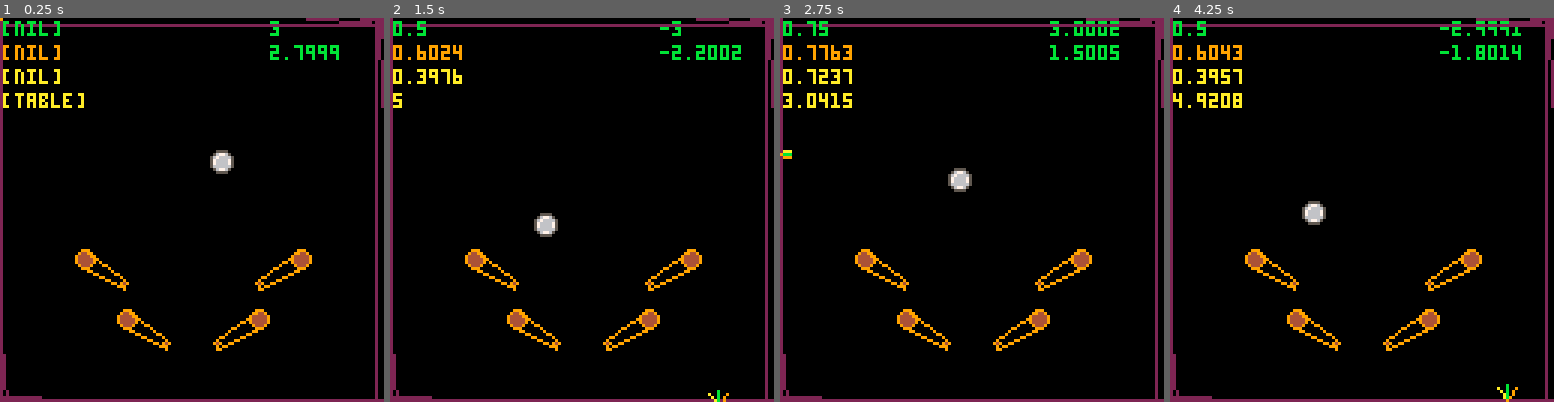
Above: before the commit, frames 1-4 (left to right).
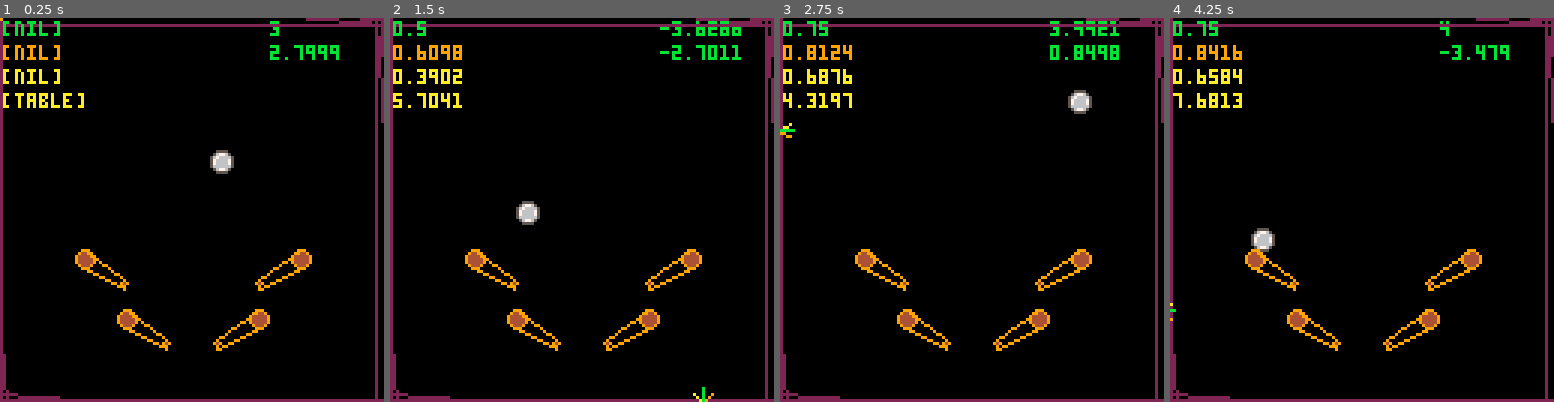
Above: after the commit, the same moments.

Repository: lkingsford/pico8-projects
Game: PICO-8 cartridge pinball1.p8
The game is run twice, just before and just after one commit, with the same random seed, the same clock (stepped at 60 frames per second) and the same inputs.
Inputs:
- Up to frame 1 (0.25 s): no input
- Up to frame 2 (1.5 s): tap X (X key) at 0.33, 1.07 s; tap O (Z key) at 0.7 s
- Up to frame 3 (2.75 s): hold Right 1.6-2.1 s; tap O (Z key) at 1.7, 2.1, 2.5 s; tap X (X key) at 1.85 s; hold Up 2.15-2.42 s; hold Right from 2.47 s (still down)
- Up to frame 4 (4.25 s): tap O (Z key) every 0.4 s from 2.9 to 4.1 s; tap X (X key) at 2.97, 4.08 s; release Right at 3.03 s; hold Left 3.08-3.58 s; hold Down 3.63-3.97 s; hold Right from 4.02 s (still down)

The runs differ from the first frame. In frame 1, 0.3% of the frame differs, in the area x 0-100%, y 0-100%; in frame 2, 1.7%; in frame 3, 1.8%; in frame 4, 2.0%.

Commit message:
Improvement

Diff:
--- a/pinball1.p8
+++ b/pinball1.p8
@@ -22,7 +22,7 @@
 
 	flipper_thud = 0.6
 	gravity = 0.1
-	ramp_thud = 1
+	ramp_thud = 1.1
 
 	show_debug = true
 
@@ -48,9 +48,9 @@
 function add_fixed_interactions()
 	fixed_interactions = {}
 	r_int(0,-8,127,0, 0, ramp_thud,0,fixed_interactions)
-	r_int(-8,127,132,132, 0.5, ramp_thud,0,fixed_interactions)
+	r_int(0,127,127,132, 0.5, ramp_thud,0,fixed_interactions)
 	r_int(-7,0,0,127, 0.75, ramp_thud,0,fixed_interactions)
-	r_int(127,-8,132,132, 0.25, ramp_thud,0,fixed_interactions)
+	r_int(127,0,132,127, 0.25, ramp_thud,0,fixed_interactions)
 end
 
 function r_int(x1, y1, x2, y2, normal, absorb, bounce, table)
@@ -191,9 +191,11 @@
 	v = vold * i.absorb + i.bounce
 	cur_pb.dx = v * sin(reflection)
 	cur_pb.dy = v * cos(reflection)
+	norm_x = sin(normal)
+	norm_y = cos(normal)
 	while collides(i, cur_pb) do
-  		cur_pb.x += cur_pb.dx / 5
-		cur_pb.y += cur_pb.dy / 5
+  		cur_pb.x += norm_x
+		cur_pb.y += norm_y
 	end
 
 	-- Adjust for bounce
@@ -211,6 +213,15 @@
 end
 
 function in_tri(ax,ay,bx,by,cx,cy,px,py)
+	pr = 1
+	ax = ax / pr
+	ay = ay / pr
+	bx = bx / pr
+	by = by / pr
+	cx = cx / pr
+	cy = cy / pr
+	px = px / pr
+	py = py / pr
 	apab = cross(ax,ay,px,py,ax,ay,bx,by)
 	bpbc = cross(bx,by,px,py,bx,by,cx,cy)
 	cpca = cross(cx,cy,px,py,cx,cy,ax,ay)
@@ -229,7 +240,7 @@
 		ball_y = ball.y - j*ball.dy/d
 		--l += 1
 		if in_tri(i.x1, i.y1, i.x2, i.y2, i.x3, i.y3, ball_x, ball_y) then
-			--printh(l)
+			--printh('^^ hit')
 			return true
 		end
 	end
